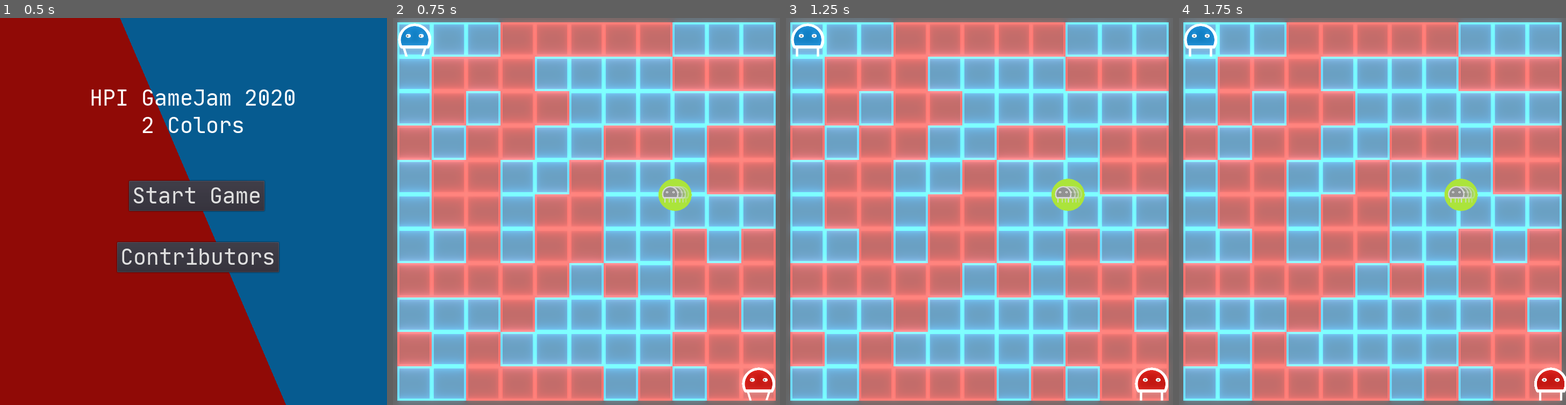
Above: before the commit, frames 1-4 (left to right).
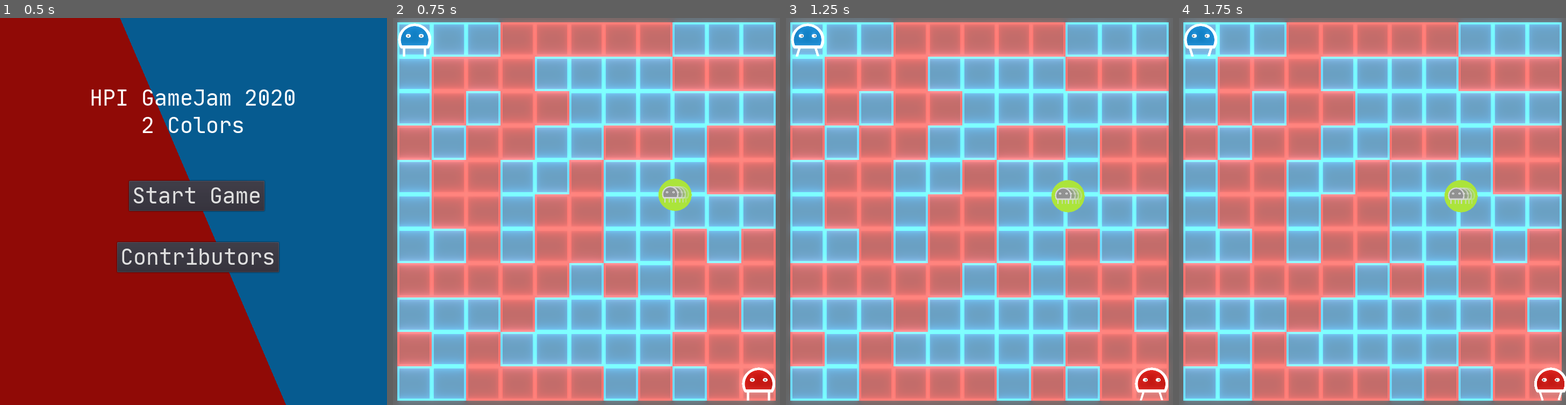
Above: after the commit, the same moments.

Repository: frcroth/hpi_gamejam2020_2colors
Game: Godot game, scene res://Scenes/UI/MainMenu.tscn
Same seed, same stepped clock (60 frames per second), same inputs: the game is played once before the commit and once after it.
Inputs:
- Up to frame 1 (0.5 s): no input
- Up to frame 2 (0.75 s): click "Start Game" at 0.5 s
- Up to frame 3 (1.25 s): no input
- Up to frame 4 (1.75 s): hold Right (ui_right) from 1.28 s (still down)

Frame 1 is identical in both runs. In frame 2, less than 0.1% of the frame differs, in the area x 2-98%, y 4-99%; in frame 3, 0.3%; in frame 4, 0.3%.

Commit message:
finished Color item development

Diff:
--- a/Assets/Graphics/Items/color/new_spriteframes.tres
+++ b/Assets/Graphics/Items/color/new_spriteframes.tres
@@ -1,11 +1,13 @@
-[gd_resource type="SpriteFrames" load_steps=2 format=2]
+[gd_resource type="SpriteFrames" load_steps=4 format=2]
 
-[ext_resource path="res://Assets/Graphics/Items/speedup/speedup-3.png" type="Texture" id=3]
+[ext_resource path="res://Assets/Graphics/Items/color/color-3.png" type="Texture" id=1]
+[ext_resource path="res://Assets/Graphics/Items/color/color-1.png" type="Texture" id=2]
+[ext_resource path="res://Assets/Graphics/Items/color/color-2.png" type="Texture" id=3]
 
 [resource]
 resource_name = "speedup_item"
 animations = [ {
-"frames": [ ExtResource( 3 ) ],
+"frames": [ ExtResource( 2 ), ExtResource( 3 ), ExtResource( 1 ) ],
 "loop": true,
 "name": "default",
 "speed": 5.0
--- a/Assets/Graphics/Items/speedup/new_spriteframes.tres
+++ b/Assets/Graphics/Items/speedup/new_spriteframes.tres
@@ -1,11 +1,13 @@
-[gd_resource type="SpriteFrames" load_steps=2 format=2]
+[gd_resource type="SpriteFrames" load_steps=4 format=2]
 
-[ext_resource path="res://Assets/Graphics/Items/speedup/speedup-3.png" type="Texture" id=3]
+[ext_resource path="res://Assets/Graphics/Items/color/color-3.png" type="Texture" id=1]
+[ext_resource path="res://Assets/Graphics/Items/color/color-1.png" type="Texture" id=2]
+[ext_resource path="res://Assets/Graphics/Items/color/color-2.png" type="Texture" id=3]
 
 [resource]
 resource_name = "speedup_item"
 animations = [ {
-"frames": [ ExtResource( 3 ) ],
+"frames": [ ExtResource( 2 ), ExtResource( 3 ), ExtResource( 1 ) ],
 "loop": true,
 "name": "default",
 "speed": 5.0
--- a/Scenes/Entities/ColorItem.gd
+++ b/Scenes/Entities/ColorItem.gd
@@ -11,7 +11,6 @@
 
 func pickup(body):
 	body.get_parent().activate_colorstreak(10)
-	print(body.get_parent())
 	body.get_parent().pickup()
 	queue_free()
 
--- a/Scenes/Entities/ColorItem.tscn
+++ b/Scenes/Entities/ColorItem.tscn
@@ -17,4 +17,5 @@
 
 [node name="ItemSprite" type="AnimatedSprite" parent="Area2D"]
 frames = ExtResource( 2 )
+frame = 2
 playing = true
--- a/Scenes/Entities/Player.gd
+++ b/Scenes/Entities/Player.gd
@@ -49,7 +49,8 @@
 		position = position + body_pos
 		if colorstreak_active:
 			var current_tile = current_tile()
-			get_parent().playfield[current_tile.y][current_tile.x].set_color(current_color)
+			var underlying_tile_color = Globals.red if current_color == Globals.blue else Globals.blue
+			get_parent().playfield[current_tile.y][current_tile.x].set_color(underlying_tile_color)
 
 
 func current_tile():
--- a/Scenes/Entities/Player.tscn
+++ b/Scenes/Entities/Player.tscn
@@ -24,7 +24,7 @@
 use_parent_material = true
 scale = Vector2( 0.5, 0.5 )
 frames = ExtResource( 2 )
-frame = 2
+frame = 1
 playing = true
 offset = Vector2( 64, 64 )
 
--- a/Scenes/Entities/SpeedItem.tscn
+++ b/Scenes/Entities/SpeedItem.tscn
@@ -1,6 +1,6 @@
 [gd_scene load_steps=7 format=2]
 
-[ext_resource path="res://Scenes/Entities/ColorItem.gd" type="Script" id=1]
+[ext_resource path="res://Scenes/Entities/SpeedItem.gd" type="Script" id=1]
 [ext_resource path="res://Assets/Graphics/Items/speedup/speedup-2.png" type="Texture" id=2]
 [ext_resource path="res://Assets/Graphics/Items/speedup/speedup-1.png" type="Texture" id=3]
 [ext_resource path="res://Assets/Graphics/Items/speedup/speedup-3.png" type="Texture" id=4]
--- a/Scenes/Grid/ItemSpawner.gd
+++ b/Scenes/Grid/ItemSpawner.gd
@@ -4,9 +4,8 @@
 # var a = 2
 # var b = "text"
 
-var item_spawn_time = 10
-var items = [preload("res://Scenes/Entities/ColorItem.tscn")]
-#preload("res://Scenes/Entities/SpeedItem.tscn"),
+var item_spawn_time = 5
+var items = [preload("res://Scenes/Entities/SpeedItem.tscn"), preload("res://Scenes/Entities/ColorItem.tscn")]
 
 var rng = RandomNumberGenerator.new()
 
